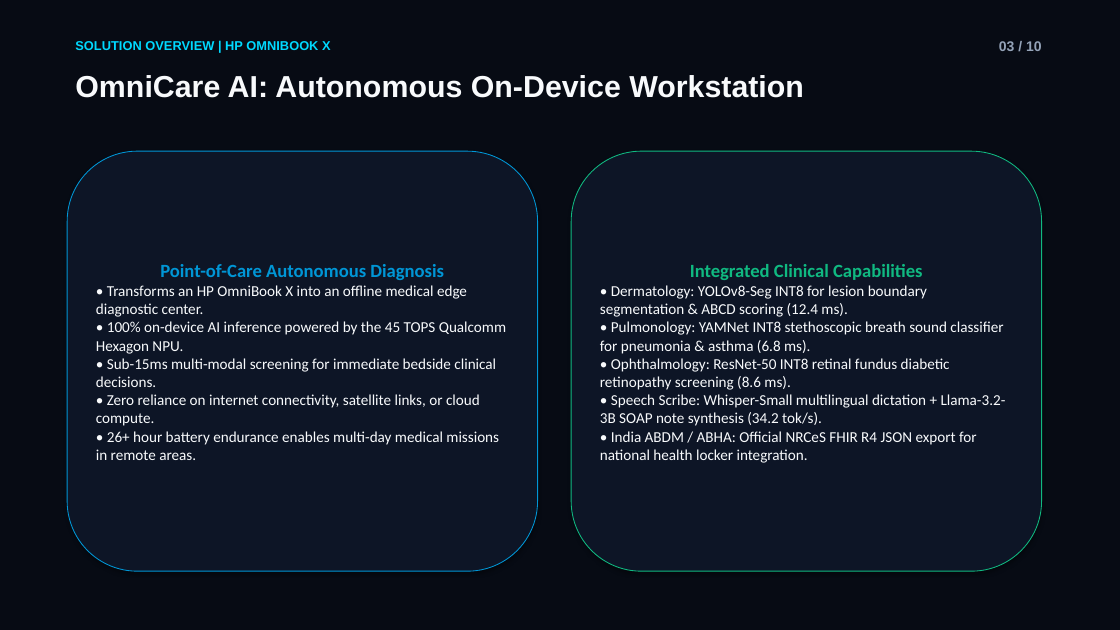
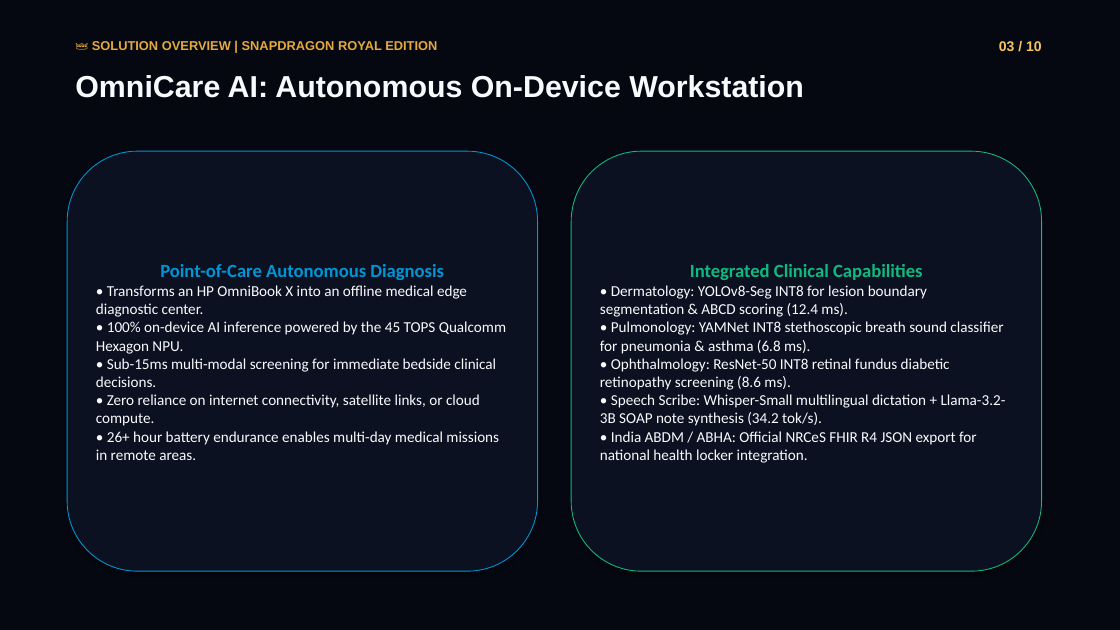
Before and after one commit to Advik123987/omnicare-snapdragon-ai, a slide deck: slide 3 of submission_files/OmniCare_AI_Snapdragon_Pitch_Presentation.pptx. Drawn at 1120x630 pixels with LibreOffice and Linux fonts; fonts in the diff are those of the drawing. Boxes give left, top, right and bottom in pixels: in the first picture for what was removed or moved away, otherwise in the second. Text is boxed around its words. In the diff, an @@ line names an element or a change of style, - is before the commit and + after.

```diff
--- a/submission_files/OmniCare_AI_Snapdragon_Pitch_Presentation.pptx
+++ b/submission_files/OmniCare_AI_Snapdragon_Pitch_Presentation.pptx
@@ rectangle at box(0, 0, 1120, 630): fill #070B14 to #050811; outline #070B14 0.75 pt to #050811 0.75 pt @@
@@ text at box(92, 41, 437, 50): text changed; text colour #00D9FF to #E5A93C @@
-SOLUTION OVERVIEW | HP OMNIBOOK X
+👑 SOLUTION OVERVIEW | SNAPDRAGON ROYAL EDITION
@@ text "03 / 10" at box(999, 41, 1042, 51): text colour #94A3B8 to #F5C563 @@
```
Also in this commit, not shown: 9 other slides changed, 16 other files.
